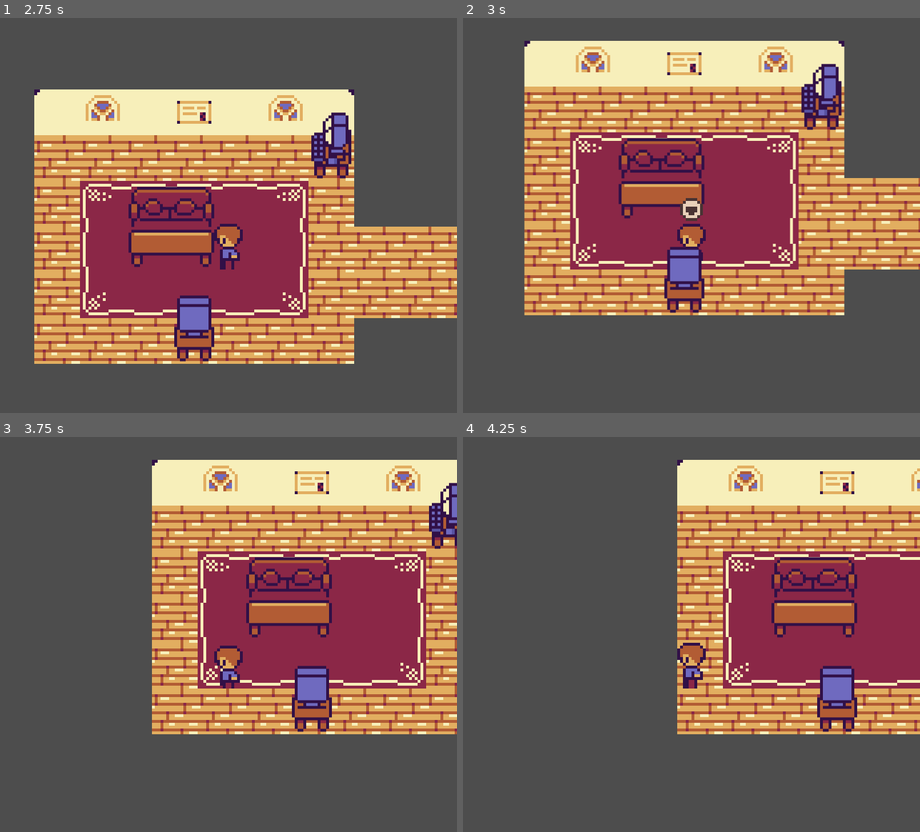
Above: before the commit, frames 1-4 (two rows, left to right).
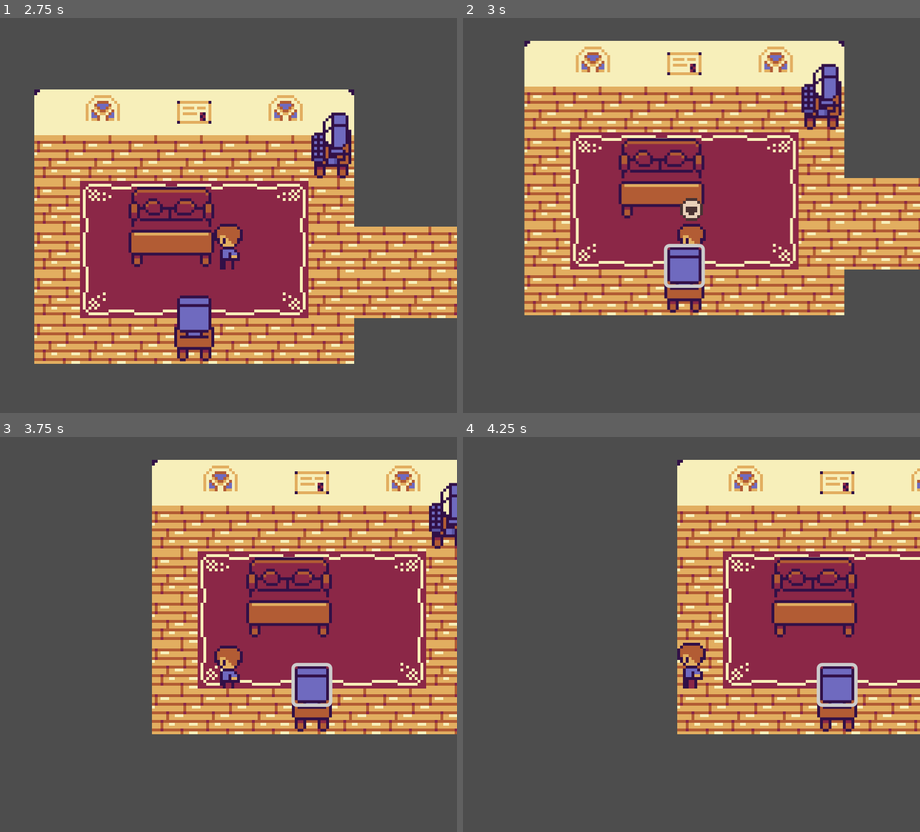
Above: after the commit, the same moments.

Repository: Adityaa-Kumar/PortfolioWebsite
Game: Godot game, scene res://Scene/scene.tscn
Two runs of this game, one before a commit and one after it. Both use one fixed random seed, a clock stepped at 60 frames per second and the inputs below.
Inputs (mouse positions are in pixels of both pictures, inside the frame that each line leads up to):
- Up to frame 1 (2.75 s): tap Enter at 0.5, 2 s; move the mouse to (205, 337) at 0.52 s; press the mouse at (205, 337) at 0.53 s; hold Up (ui_up) 0.53-2.03 s; tap Space at 1.25 s; move the mouse to (365, 314) at 1.27 s; release the mouse at (365, 314) at 1.28 s; click (365, 314) at 1.35 s; move the mouse to (91, 179) at 2.02 s; press the mouse at (91, 179) at 2.03 s; hold Left (ui_left) from 2.03 s (still down)
- Up to frame 2 (3 s): release Left (ui_left) at 2.75 s; release the mouse at (554, 179) at 2.75 s; click (654, 314) at 2.77 s
- Up to frame 3 (3.75 s): tap Space at 3.5 s; move the mouse to (251, 666) at 3.52 s; hold Left (ui_left) from 3.53 s (still down); click (251, 666) at 3.6 s
- Up to frame 4 (4.25 s): keep holding Left (ui_left)

Frame 1 is identical in both runs. In frame 2, 0.3% of the frame differs, in the area x 43-53%, y 57-69%; in frame 3, 0.3%; in frame 4, 0.3%, in the area x 77-87%, y 57-69%.

Commit message:
Something

Diff:
--- a/PortfolioWebsite/Scene/scene.tscn
+++ b/PortfolioWebsite/Scene/scene.tscn
@@ -1788,6 +1788,13 @@
 position = Vector2(120, 142)
 scale = Vector2(0.597381, 0.591514)
 
+[node name="Button" type="Button" parent="Area2D"]
+offset_left = -10.029539
+offset_top = -10.109564
+offset_right = 9.979006
+offset_bottom = 11.900278
+flat = true
+
 [node name="Area2D2" parent="." instance=ExtResource("3_dxec3")]
 position = Vector2(168, 83.5146)
 scale = Vector2(0.698519, 1.15839)
